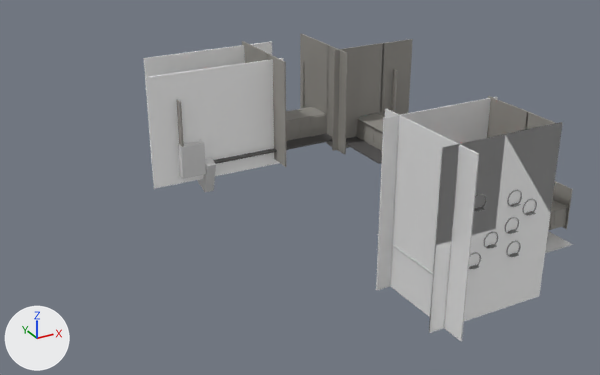
One commit to the FBX model robotgame/Assets/models/scenery/level3/level_3_scenery.fbx: the scene before it, then after it.
Both versions are drawn from a 50 mm lens placed at (-203.7, -47.0, 170.6), pointed at (-47.5, 237.1, 28.6). The axes (+X, +Y, +Z) are drawn at lower left. The lights are the same throughout. Where no turn or scale is listed for an object, it has been applied to the vertices. Vertices at the same position are counted once.

The older version as bpy lines, for what is in view:
```python
me_cube_189 = bpy.data.meshes.new('Cube.189')
me_cube_189.from_pydata(...)  # 46 vertices, 27 faces; spans x -50.2..10.0, y -0.3..0.3, z -30.0..51.2
me_cube_206 = bpy.data.meshes.new('Cube.206')
me_cube_206.from_pydata(...)  # a box spanning x -0.3..0.3, y -16.5..16.5, z -15.0..15.0
me_cube_206.materials.append(mat_wall)  # grey #96938e
me_cube_223 = bpy.data.meshes.new('Cube.223')
me_cube_223.from_pydata(...)  # 80 vertices, 66 faces; spans x -50.2..10.0, y -0.3..0.3, z -17.4..29.7
# faces by material slot: [58, 8]
me_cube_223.materials.append(mat_wall_level3)  # white #ffffff
me_cube_223.materials.append(mat_glass)  # cyan #98e7e7
me_cube_225 = bpy.data.meshes.new('Cube.225')
me_cube_225.from_pydata(...)  # 78 vertices, 59 faces; spans x -5.1..5.1, y -17.2..17.2, z -6.9..6.9
me_cube_225.materials.append(mat_floor_white)  # white #e9e9e9
me_cube_227 = bpy.data.meshes.new('Cube.227')
me_cube_227.from_pydata(...)  # 80 vertices, 66 faces; spans x -10.0..50.2, y -0.3..0.3, z -17.4..29.7
# faces by material slot: [58, 8]
me_cube_227.materials.append(mat_wall_level3)  # white #ffffff
me_cube_227.materials.append(mat_glass)  # cyan #98e7e7
ob_cube_085 = bpy.data.objects.new('Cube.085', me_cube_189)
ob_cube_085.location = (32.6, 220.2, 8.6)
ob_cube_094 = bpy.data.objects.new('Cube.094', me_cube_206)
ob_cube_094.location = (-93.0, 269.3, 54.2)
ob_cube_105 = bpy.data.objects.new('Cube.105', me_cube_223)
ob_cube_105.location = (-55.1, 256.3, 50.4)
ob_cube_107 = bpy.data.objects.new('Cube.107', me_cube_225)
ob_cube_107.location = (-88.8, 269.6, 43.3)
ob_cube_108 = bpy.data.objects.new('Cube.108', me_cube_227)
ob_cube_108.location = (-86.4, 284.0, 50.4)
# also in view: 'Cube.073' at (12.5, 181.2, 19.2); 'Cube.104' at (-49.7, 265.9, 58.5); 'Cube.074' at (30.3, 206.2, 8.7); 'Cube.090' at (-2.4, 251.8, 58.8); 'Cube.096' at (-35.6, 253.1, 40.2)
```
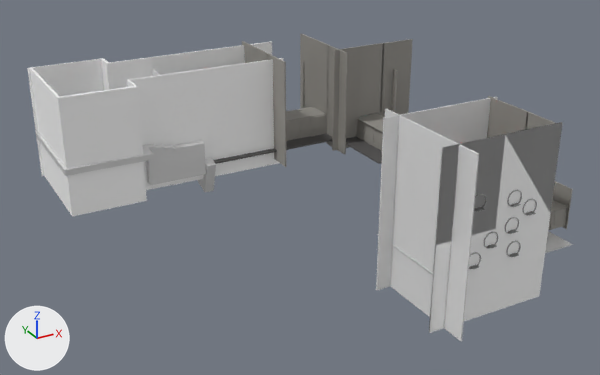
Boxes [x1, y1, x2, y2] around the edits, measured in the pictures (600 x 375 px):
'Cube.105', reshaped (83% wider, 20% taller)
    before: [145, 58, 283, 189]
    after: [30, 58, 283, 216]
'Cube.108', reshaped (91% wider, 13% taller)
    before: [144, 41, 272, 160]
    after: [27, 41, 272, 176]
'Cube.107', reshaped
    before: [178, 140, 206, 179]
    after: [36, 132, 206, 185]
'Cube.094', deleted
    before: [177, 100, 184, 147]
part 2 of me_cube_225, added
    after: [36, 132, 183, 185]

The edits, one by one:
me_cube_225 is used by ob_cube_107; location (-88.8, 269.6, 43.3).
me_cube_225 had 78 vertices, 59 faces and spanned x -5.1..5.1, y -17.2..17.2, z -6.9..6.9.
me_cube_225 now has 134 vertices, 115 faces and spans x -53.7..5.1, y -24.5..22.7, z -6.9..9.3.
me_cube_225 part 2: 56 vertices added at x -53.7..-8.4, y -24.5..22.7, z -6.9..9.3.
me_cube_223 is used by ob_cube_105; location (-55.1, 256.3, 50.4).
me_cube_223 had 80 vertices, 66 faces and spanned x -50.2..10.0, y -0.3..0.3, z -17.4..29.7.
me_cube_223 now has 110 vertices, 96 faces and spans x -86.5..10.0, y -10.3..35.4, z -17.4..29.7.
me_cube_223 part 3: 10 vertices moved from x -50.2, y -0.3..0.3, z -17.4..29.7 to x -56.8, y -0.3..0.3, z -17.4..29.7; 30 vertices added at x -86.5..-56.8, y -10.3..35.4, z -17.4..29.7.
me_cube_227 is used by ob_cube_108; location (-86.4, 284.0, 50.4).
me_cube_227 had 80 vertices, 66 faces and spanned x -10.0..50.2, y -0.3..0.3, z -17.4..29.7.
me_cube_227 now has 102 vertices, 88 faces and spans x -56.2..50.2, y -0.3..8.1, z -17.4..29.7.
Part 1, on me_cube_227:
1 face is deleted.
10 vertices in x -10.0, y -0.3..0.3, z -17.4..29.7 move by (-14.8, 0.0, 0.0).
12 vertices are added at x -56.2..-24.8, y 7.5..8.1, z -17.4..29.7.
10 new vertices lie (-1.3, 0.0, 0.0) away from vertices in x -10.0, y -0.3..0.3, z -17.4..29.7.
23 new faces join them, mat_wall_level3 (white #ffffff).
Object 'Cube.094' (ob_cube_094) is deleted.
